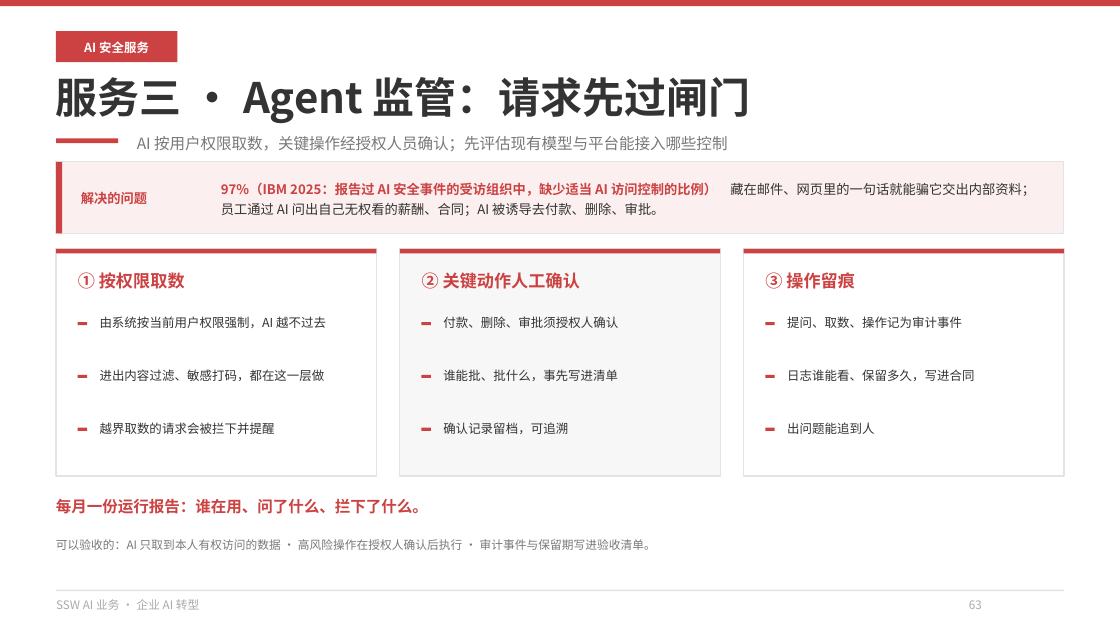
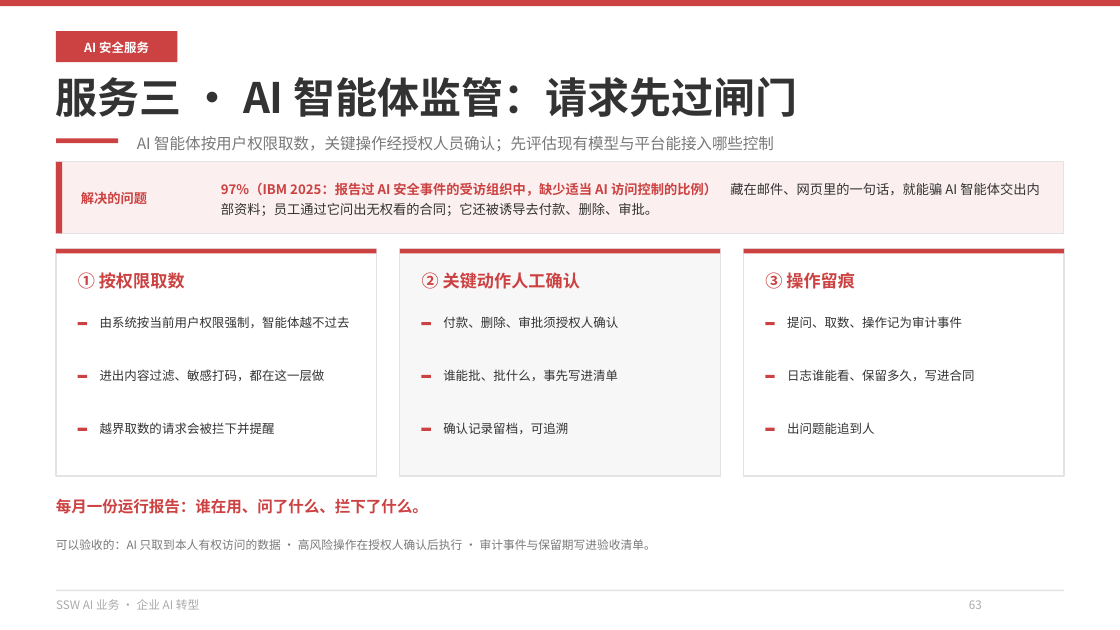
Before and after one commit to hveraus/ssw-business, a slide deck: slide 63 of SSW AI 业务_v2/SSW AI 业务_v3.pptx. Drawn at 1120x630 pixels with LibreOffice and Linux fonts; fonts in the diff are those of the drawing. Boxes give left, top, right and bottom in pixels: in the first picture for what was removed or moved away, otherwise in the second. Text is boxed around its words. In the diff, an @@ line names an element or a change of style, - is before the commit and + after.

Commit message:
术语统一：助手 → AI 智能体；三项服务改为系统安全审查 / 代码安全审查 / AI 智能体监管
- P58 导览行改为「系统安全审查 · 代码安全审查 · AI 智能体监管」
- P59 三项服务名与卡标签同步（现有系统 / 上线前的新产出 / 运行中的 AI 智能体）
- P61/P62/P63 三页服务标题改用新名；P60 表格「一句话骗 AI 智能体交出资料 / 加 AI 智能体监管」
- 全篇「助手」清零（48 处）：案例页、中台页、服务线、附录一术语页统一为「AI 智能体」
- A1 术语页第一行改为「Agent / 智能体 → AI 智能体 · 数字员工」；原「③ 助手（技能和智能体）」改为「③ AI 智能体的组合与共享」；「四助手」改「四类智能体」
- 目录描述改「系统审查 · 代码审查 · 智能体监管」

```diff
--- a/SSW AI 业务_v2/SSW AI 业务_v3.pptx
+++ b/SSW AI 业务_v2/SSW AI 业务_v3.pptx
@@ text at (56,77,797,117): text changed @@
-服务三 · Agent 监管：请求先过闸门
+服务三 · AI 智能体监管：请求先过闸门
@@ text at (137,136,774,151): text changed @@
-AI 按用户权限取数，关键操作经授权人员确认；先评估现有模型与平台能接入哪些控制
+AI 智能体按用户权限取数，关键操作经授权人员确认；先评估现有模型与平台能接入哪些控制
@@ text at (221,182,717,216): text changed @@
-97%（IBM 2025：报告过 AI 安全事件的受访组织中，缺少适当 AI 访问控制的比例） 藏在邮件、网页里的一句话就能骗它交出内部资料；员工通过 AI 问出自己无权看的薪酬、合同；AI 被诱导去付款、删除、审批。
+97%（IBM 2025：报告过 AI 安全事件的受访组织中，缺少适当 AI 访问控制的比例） 藏在邮件、网页里的一句话，就能骗 AI 智能体交出内部资料；员工通过它问出无权看的合同；它还被诱导去付款、删除、审批。
@@ text at (100,316,350,328): text changed @@
-由系统按当前用户权限强制，AI 越不过去
+由系统按当前用户权限强制，智能体越不过去
```
Also in this commit, not shown: 27 other slides changed, 2 other files.
